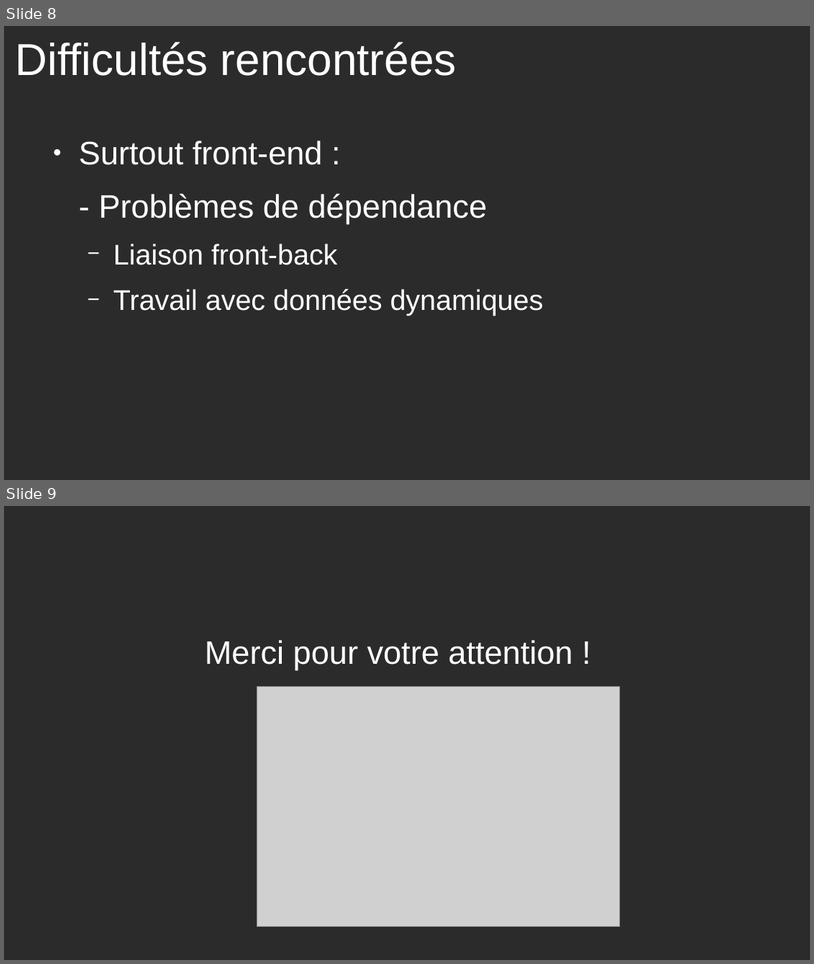
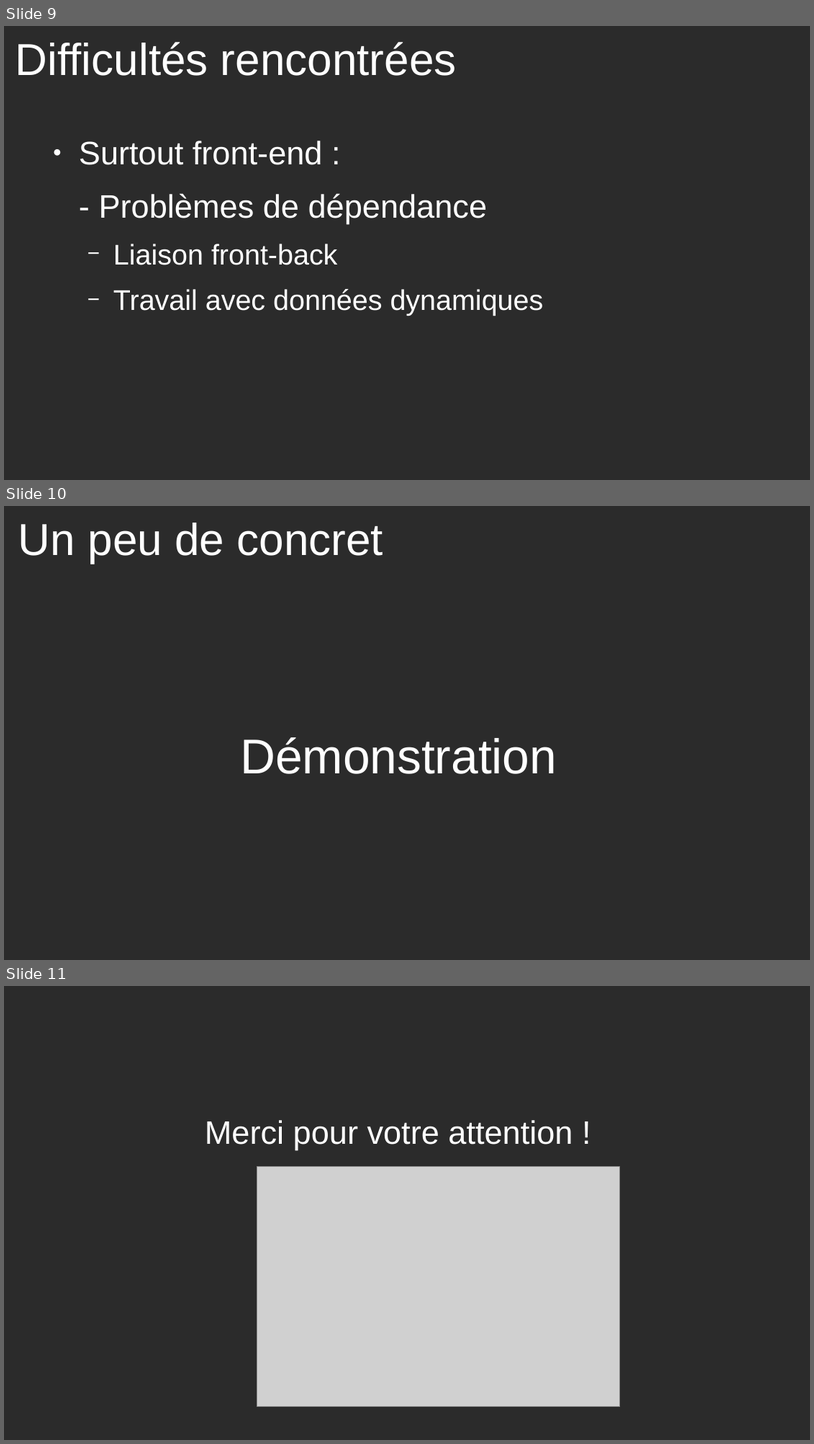
Before and after one commit to ChaLan13/hold-my-beer-front, a slide deck: documents/slides_beer.odp. Shown one above the other, each under a label of ours: slides 8 and 9 before the commit, slides 9, 10 and 11 after it. The pictures are 814x964 and 814x1444 pixels, drawn with LibreOffice and Linux fonts; fonts in the diff are those of the drawing; grey boxes stand for pictures; background and template pictures are left out; a plain dark background stands for a picture behind light text. Boxes give left, top, right and bottom in pixels: in the first picture for what was removed or moved away, otherwise in the second. Text is boxed around its words. In the diff, an @@ line names an element or a change of style, - is before the commit and + after.

```diff
--- a/documents/slides_beer.odp
+++ b/documents/slides_beer.odp
@@ slide 10 added at [4,506,810,960], background picture (left out) @@
@@ title added at [18,523,383,564], 44 pt, text #FFFFFF @@
+Un peu de concret
@@ text added at [240,737,557,774], 48 pt, text #FFFFFF @@
+Démonstration
@@ what was slide 8 is now slide 9 @@
@@ what was slide 9 is now slide 11 @@
```
Also in this commit, not shown: 3 slides changed, 1 other slide added, 2 other files.
